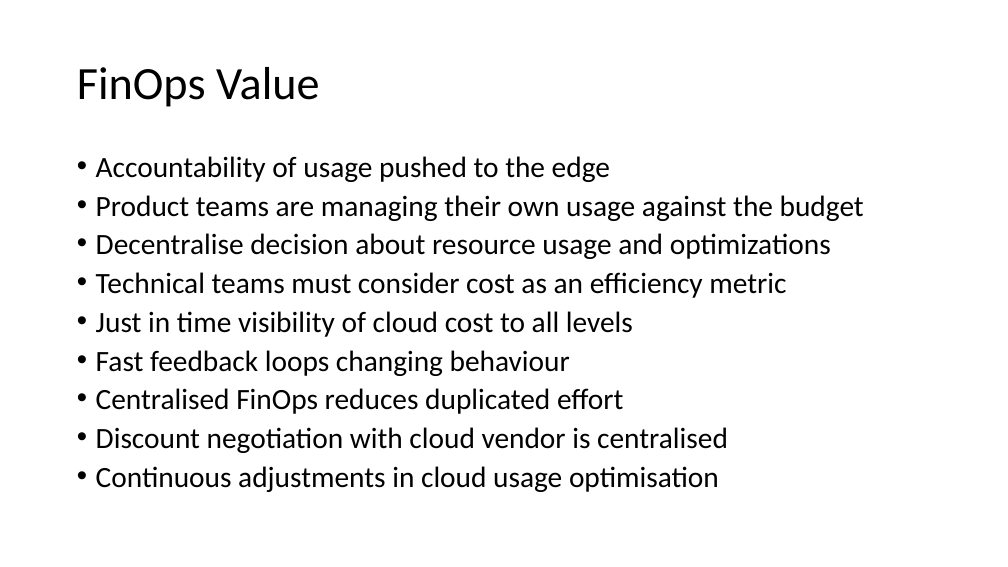
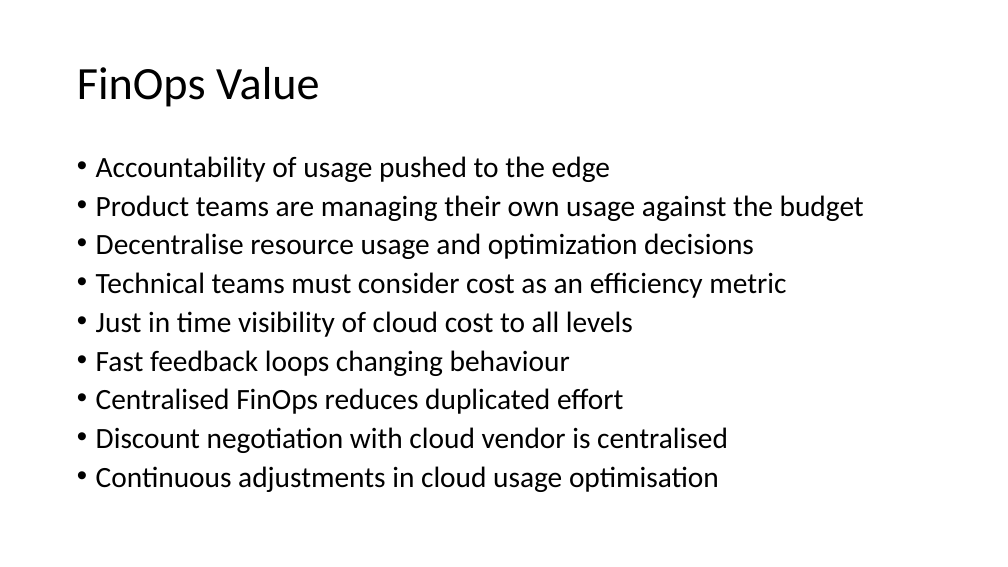
Before and after one commit to peterperov/MSFTCSA, a slide deck: slide 10 of 104-FinOps/Azure FinOps - Introduction.pptx. Drawn at 1008x567 pixels with LibreOffice and Linux fonts; fonts in the diff are those of the drawing. Boxes give left, top, right and bottom in pixels: in the first picture for what was removed or moved away, otherwise in the second. Text is boxed around its words. In the diff, an @@ line names an element or a change of style, - is before the commit and + after.

```diff
--- a/104-FinOps/Azure FinOps - Introduction.pptx
+++ b/104-FinOps/Azure FinOps - Introduction.pptx
@@ text at [96, 233, 754, 259]: text changed @@
-• Decentralise decision about resource usage and optimizations
+• Decentralise resource usage and optimization decisions
```
Also in this commit, not shown: 14 other slides changed, 2 slides added.
